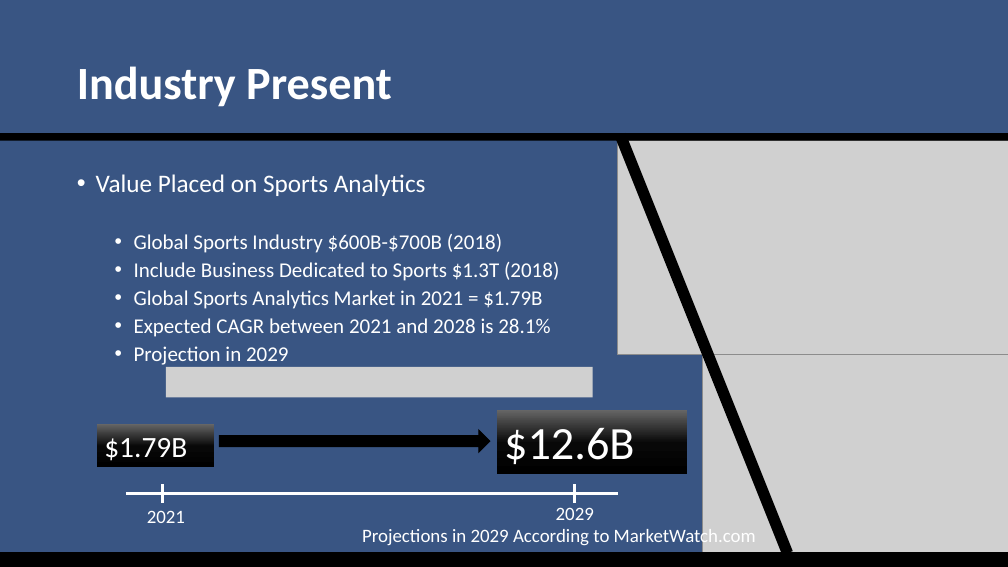
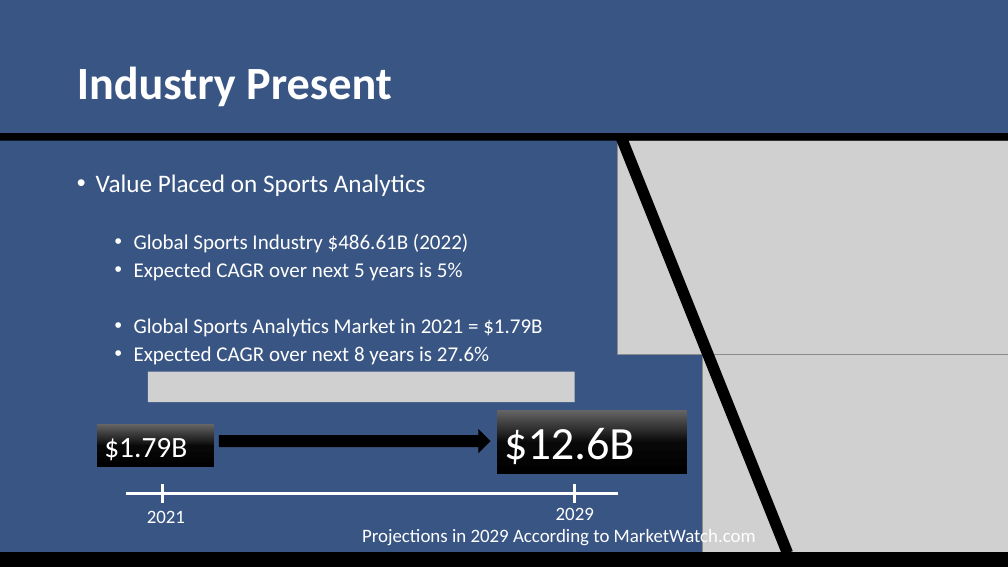
Before and after one commit to SuperMarioGiacomazzo/STOR538_WEBSITE, a slide deck: slide 7 of Slides/Sports Analytics 3/Sports_Analytics_3_Lecture.pptx. Drawn at 1008x567 pixels with LibreOffice and Linux fonts; fonts in the diff are those of the drawing; grey boxes stand for pictures. Boxes give left, top, right and bottom in pixels: in the first picture for what was removed or moved away, otherwise in the second. Text is boxed around its words. In the diff, an @@ line names an element or a change of style, - is before the commit and + after.

```diff
--- a/Slides/Sports Analytics 3/Sports_Analytics_3_Lecture.pptx
+++ b/Slides/Sports Analytics 3/Sports_Analytics_3_Lecture.pptx
@@ text at (134, 234, 468, 281): text changed @@
-  • Global Sports Industry $600B-$700B (2018)
-  • Include Business Dedicated to Sports $1.3T (2018)
+  • Global Sports Industry $486.61B (2022)
+  • Expected CAGR over next 5 years is 5%
@@ text at (134, 346, 489, 365): text changed @@
-  • Expected CAGR between 2021 and 2028 is 28.1%
-  • Projection in 2029
+  • Expected CAGR over next 8 years is 27.6%
@@ picture: place and size @@
-picture at (166, 367, 593, 397)
+picture at (147, 372, 575, 402)
```
Also in this commit, not shown: 7 other slides changed, 2 slides added, 3 other files.
